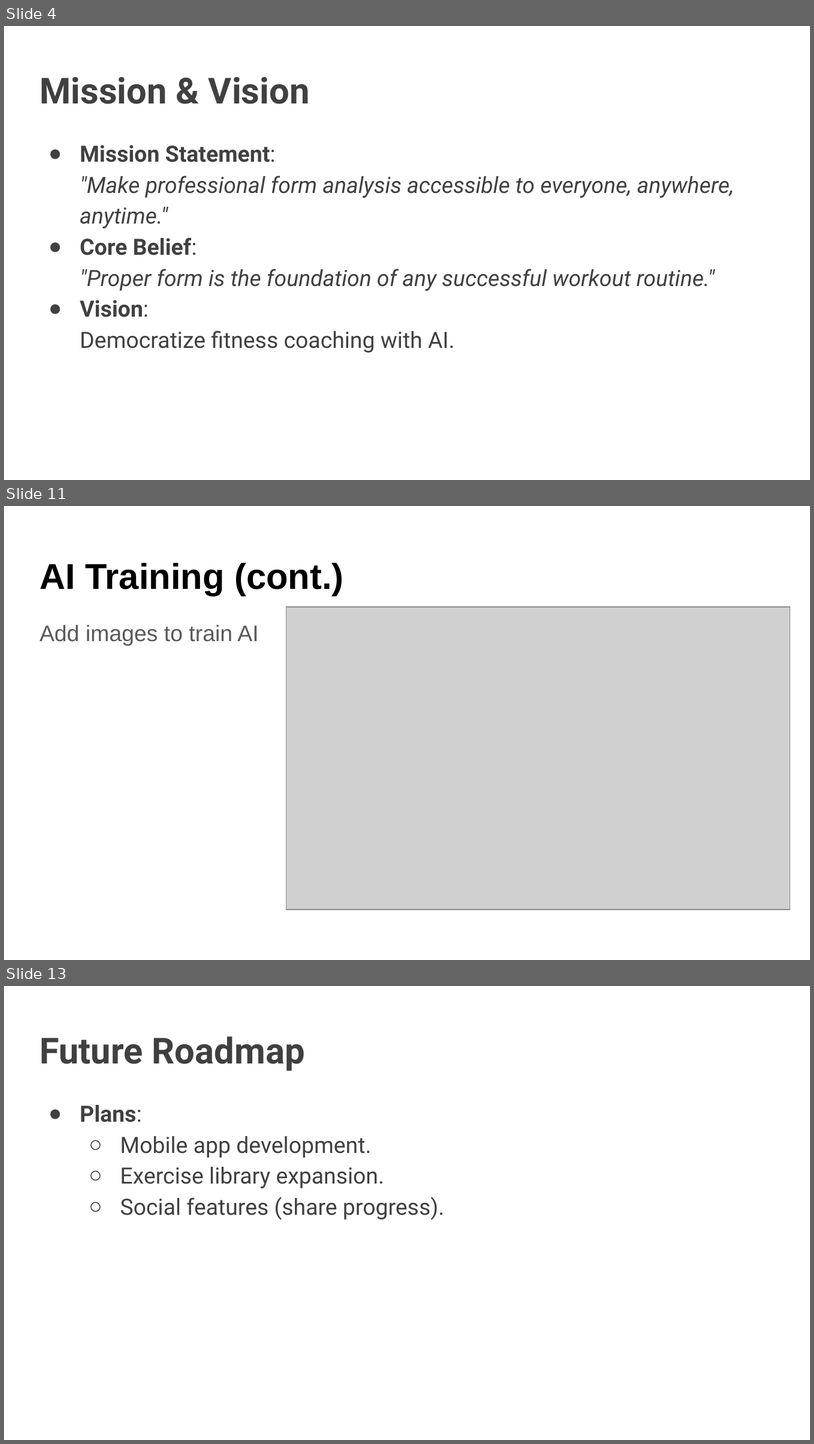
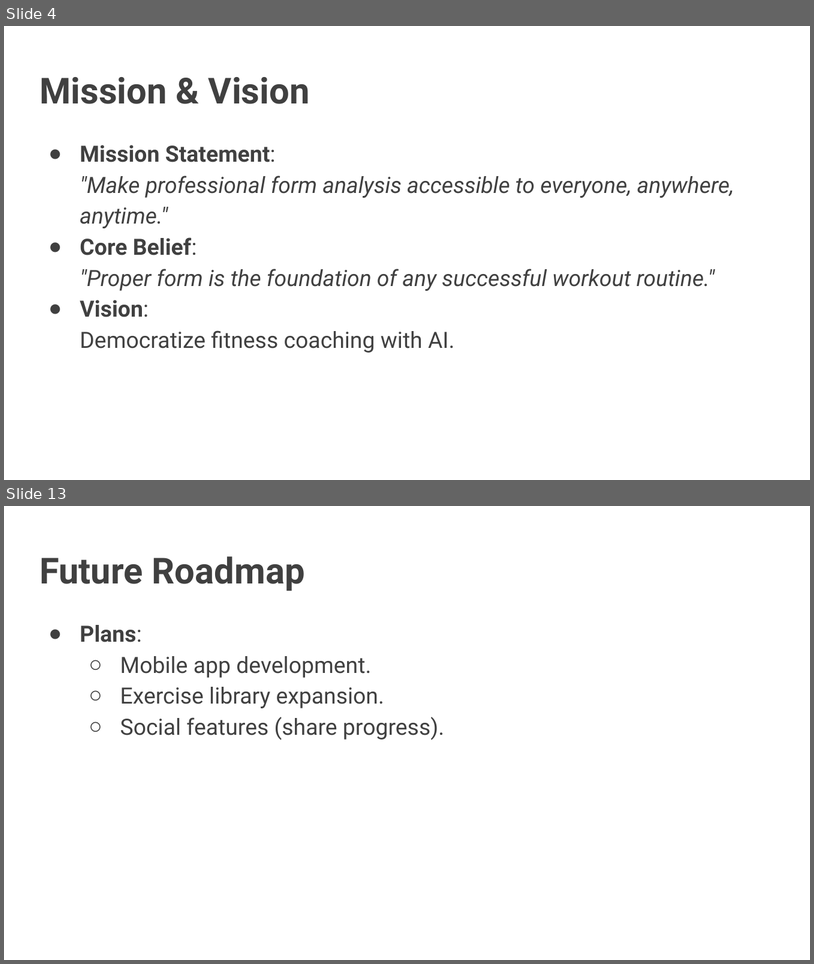
Before and after one commit to silenttundre/VirtualWorkoutBuddy, a slide deck: Virtual Workout Buddy.pptx. Shown one above the other, each under a label of ours: slides 4, 11 and 13 before the commit, slides 4 and 13 after it; the slides between them are not shown. The pictures are 814x1444 and 814x964 pixels, drawn with LibreOffice and Linux fonts; fonts in the diff are those of the drawing; grey boxes stand for pictures. Boxes give left, top, right and bottom in pixels: in the first picture for what was removed or moved away, otherwise in the second. Text is boxed around its words. In the diff, an @@ line names an element or a change of style, - is before the commit and + after.

Commit message:
Add files via upload
Fix up the training page UI and functionalities.

```diff
--- a/Virtual Workout Buddy.pptx
+++ b/Virtual Workout Buddy.pptx
@@ slide 11 removed at (4,506,810,960), background #FFFFFF @@
@@ title removed at (39,562,344,596) @@
-AI Training (cont.)
@@ picture removed at (286,607,790,909) @@
@@ text removed at (39,625,258,646) @@
-Add images to train AI
```
Also in this commit, not shown: 8 slides changed, 3 slides added, 2 other slides removed, 3 other files.
